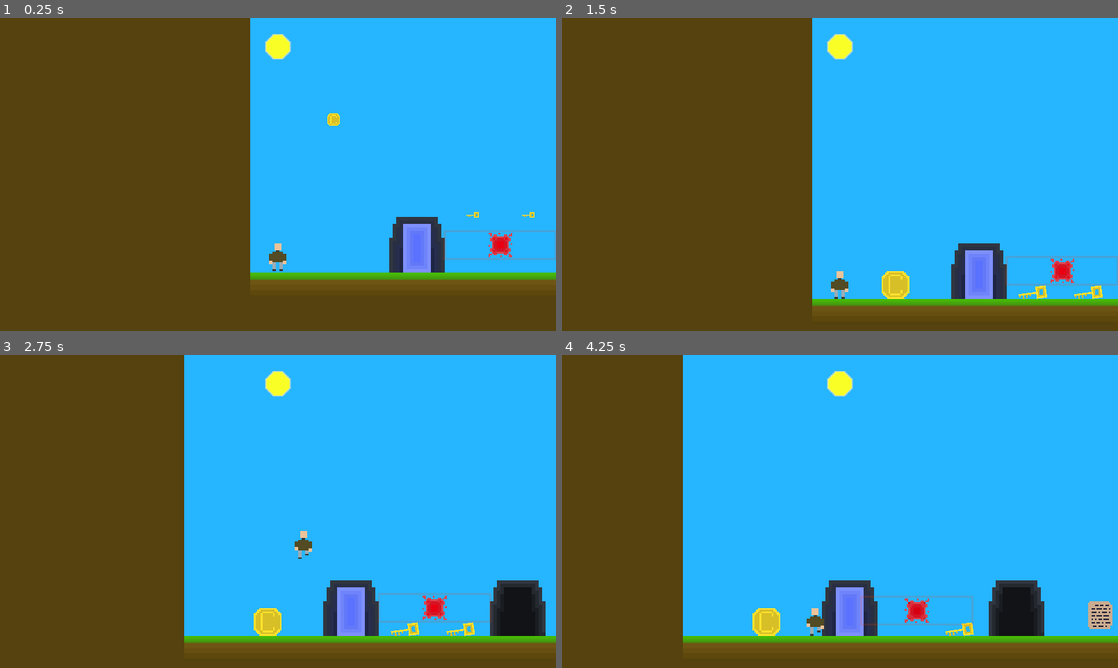
Above: before the commit, frames 1-4 (two rows, left to right).
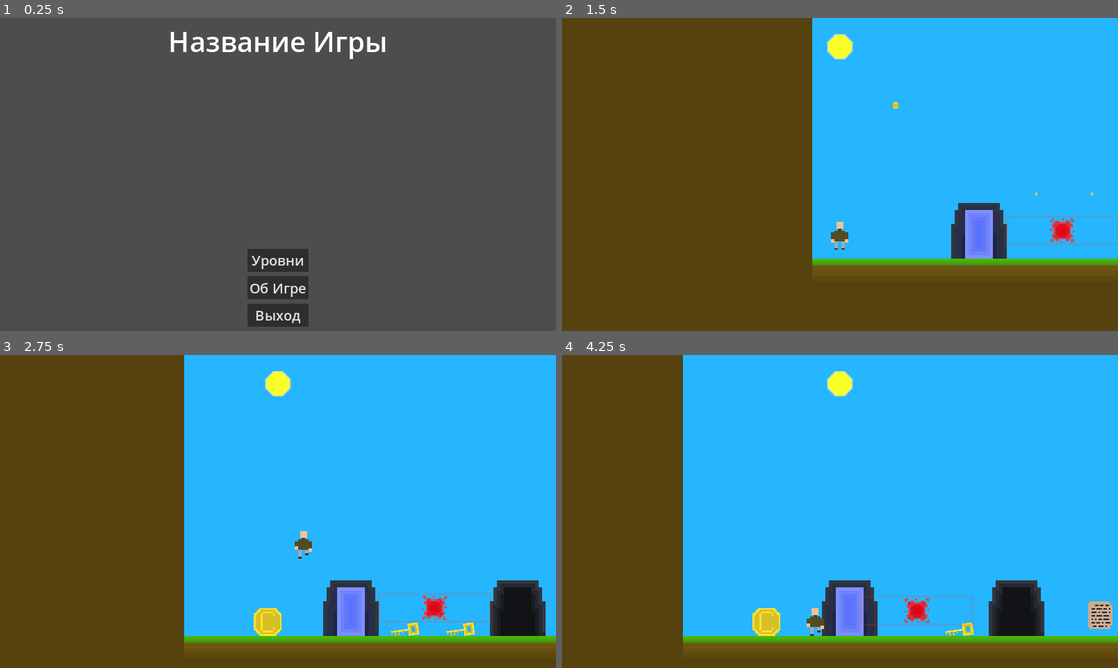
Above: after the commit, the same moments.

Repository: danredtmf/2dplatformertutorial
Game: Godot game, scene res://scenes/main_menu/main_menu.tscn
Same seed, same stepped clock (60 frames per second), same inputs: the game is played once before the commit and once after it. Before the commit the project starts from res://scenes/levels/1/level.tscn. The engine's default icon, where the game draws it, is replaced by a stand-in: a white triangle on a blue panel in a dark square.
Inputs (mouse positions are in pixels of both pictures, inside the frame that each line leads up to):
- Up to frame 1 (0.25 s): no input
- Up to frame 2 (1.5 s): click (840, 259) at 0.5 s, where only the run after the commit has a clickable "Уровни"; click (589, 86) at 1.25 s, where only the run after the commit has a clickable "1"
- Up to frame 3 (2.75 s): move the mouse to (400, 495) at 2.02 s; press the mouse at (400, 495) at 2.03 s; hold D (right) from 2.03 s (still down); tap W (jump) at 2.27 s
- Up to frame 4 (4.25 s): move the mouse to (728, 527) at 2.77 s; release the mouse at (728, 527) at 2.78 s; tap Q (drop) at 2.85 s; tap W (jump) at 3.02 s; move the mouse to (895, 442) at 3.52 s; release D (right) at 3.53 s; hold A (left) from 3.53 s (still down); tap E (interact) at 3.6 s

The runs differ from the first frame. In frame 1, 100% of the frame differs, in the area x 0-100%, y 0-100%; in frame 2, 11%; in frame 3, less than 0.1%; in frame 4, less than 0.1%.

Commit message:
tutorial 9

Diff:
--- a/project.godot
+++ b/project.godot
@@ -11,7 +11,7 @@
 [application]
 
 config/name="2DPlatformerTutorial"
-run/main_scene="res://scenes/levels/1/level.tscn"
+run/main_scene="res://scenes/main_menu/main_menu.tscn"
 config/features=PackedStringArray("4.3", "GL Compatibility")
 config/icon="res://icon.svg"
 
@@ -95,6 +95,11 @@
 "events": [Object(InputEventMouseButton,"resource_local_to_scene":false,"resource_name":"","device":-1,"window_id":0,"a …(258 unchanged characters)…
 ]
 }
+escape={
+"deadzone": 0.5,
+"events": [Object(InputEventKey,"resource_local_to_scene":false,"resource_name":"","device":-1,"window_id":0,"alt_pressed":false,"shift_pressed":false,"ctrl_pressed":false,"meta_pressed":false,"pressed":false,"keycode":4194305,"physical_keycode":0,"key_label":0,"unicode":0,"location":0,"echo":false,"script":null)
+]
+}
 
 [layer_names]
 
--- a/scenes/base_level/base_level.tscn
+++ b/scenes/base_level/base_level.tscn
@@ -1,7 +1,8 @@
-[gd_scene load_steps=3 format=3 uid="uid://bh8gur45rsk8g"]
+[gd_scene load_steps=4 format=3 uid="uid://bh8gur45rsk8g"]
 
 [ext_resource type="Script" path="res://scenes/base_level/base_level.gd" id="1_gws45"]
 [ext_resource type="PackedScene" uid="uid://c751su3h65ydq" path="res://objects/ui/game_over/game_over_ui.tscn" id="2_dftm0"]
+[ext_resource type="PackedScene" uid="uid://yrkf0ykayv6d" path="res://scenes/pause_game_ui/pause_game_ui.tscn" id="3_piesj"]
 
 [node name="BaseLevel" type="Node2D"]
 script = ExtResource("1_gws45")
@@ -19,3 +20,6 @@
 
 [node name="GameOverUI" parent="FGLayer" instance=ExtResource("2_dftm0")]
 visible = false
+
+[node name="PauseGameUI" parent="FGLayer" instance=ExtResource("3_piesj")]
+visible = false
--- /dev/null
+++ b/scenes/main_menu/about_state/about_state.gd
@@ -0,0 +1,13 @@
+class_name AboutState extends Control
+
+@export var main_menu: MainMenu
+
+@onready var engine_name: Label = %EngineName
+
+func _ready() -> void:
+	var engine := Engine.get_version_info()
+	engine_name.text = "Godot Engine %s.%s.%s-%s" % [engine.major, engine.minor, engine.patch, engine.status]
+
+# Нужно привязать сигнал "pressed" у кнопки "Back"
+func _on_back_pressed() -> void:
+	main_menu.set_state(main_menu.States.Main)
--- /dev/null
+++ b/scenes/main_menu/about_state/about_state.tscn
@@ -0,0 +1,78 @@
+[gd_scene load_steps=6 format=3 uid="uid://c1yj4me6ta8ob"]
+
+[ext_resource type="Script" path="res://scenes/main_menu/about_state/about_state.gd" id="1_u3q0c"]
+[ext_resource type="Texture2D" uid="uid://r131sxtq1jvw" path="res://icon.svg" id="2_jrdsa"]
+
+[sub_resource type="LabelSettings" id="LabelSettings_d55po"]
+font_size = 64
+
+[sub_resource type="LabelSettings" id="LabelSettings_3n0vq"]
+font_size = 32
+
+[sub_resource type="LabelSettings" id="LabelSettings_8ngbe"]
+font_size = 32
+
+[node name="AboutState" type="Control"]
+layout_mode = 3
+anchors_preset = 15
+anchor_right = 1.0
+anchor_bottom = 1.0
+grow_horizontal = 2
+grow_vertical = 2
+script = ExtResource("1_u3q0c")
+
+[node name="Margin" type="MarginContainer" parent="."]
+layout_mode = 1
+anchors_preset = 15
+anchor_right = 1.0
+anchor_bottom = 1.0
+grow_horizontal = 2
+grow_vertical = 2
+theme_override_constants/margin_left = 10
+theme_override_constants/margin_top = 10
+theme_override_constants/margin_right = 10
+theme_override_constants/margin_bottom = 10
+
+[node name="VBox" type="VBoxContainer" parent="Margin"]
+layout_mode = 2
+
+[node name="StateName" type="Label" parent="Margin/VBox"]
+layout_mode = 2
+text = "Об Игре"
+label_settings = SubResource("LabelSettings_d55po")
+horizontal_alignment = 1
+
+[node name="Content" type="VBoxContainer" parent="Margin/VBox"]
+layout_mode = 2
+size_flags_vertical = 3
+
+[node name="TextureRect" type="TextureRect" parent="Margin/VBox/Content"]
+layout_mode = 2
+texture = ExtResource("2_jrdsa")
+stretch_mode = 5
+
+[node name="EngineName" type="Label" parent="Margin/VBox/Content"]
+unique_name_in_owner = true
+layout_mode = 2
+text = "Godot Engine ..."
+label_settings = SubResource("LabelSettings_3n0vq")
+horizontal_alignment = 1
+
+[node name="Author" type="Label" parent="Margin/VBox/Content"]
+layout_mode = 2
+size_flags_vertical = 6
+text = "Работа студента X группы Y"
+label_settings = SubResource("LabelSettings_8ngbe")
+horizontal_alignment = 1
+vertical_alignment = 1
+
+[node name="Buttons" type="VBoxContainer" parent="Margin/VBox"]
+layout_mode = 2
+size_flags_horizontal = 4
+
+[node name="Back" type="Button" parent="Margin/VBox/Buttons"]
+layout_mode = 2
+theme_override_font_sizes/font_size = 32
+text = "Назад"
+
+[connection signal="pressed" from="Margin/VBox/Buttons/Back" to="." method="_on_back_pressed"]
--- /dev/null
+++ b/scenes/main_menu/levels_state/level_button/level_button.gd
@@ -0,0 +1,11 @@
+class_name LevelButton extends Button
+
+@export var level: PackedScene
+@export var level_idx: int
+
+func _ready() -> void:
+	text = "%s" % [level_idx]
+
+# Нужно привязать сигнал "pressed" у обладателя данного скрипта
+func _on_pressed() -> void:
+	get_tree().change_scene_to_packed(level)
--- /dev/null
+++ b/scenes/main_menu/levels_state/level_button/level_button.tscn
@@ -0,0 +1,14 @@
+[gd_scene load_steps=2 format=3 uid="uid://dapu1442uikyc"]
+
+[ext_resource type="Script" path="res://scenes/main_menu/levels_state/level_button/level_button.gd" id="1_asd4d"]
+
+[node name="LevelButton" type="Button"]
+modulate = Color(1, 0.588414, 0.425271, 1)
+custom_minimum_size = Vector2(100, 100)
+offset_right = 8.0
+offset_bottom = 8.0
+theme_override_font_sizes/font_size = 24
+text = "000000"
+script = ExtResource("1_asd4d")
+
+[connection signal="pressed" from="." to="." method="_on_pressed"]
--- /dev/null
+++ b/scenes/main_menu/levels_state/levels_state.gd
@@ -0,0 +1,46 @@
+class_name LevelsState extends Control
+
+const MIN_LEVEL_IDX := 1
+const LEVEL_BUTTON := preload("res://scenes/main_menu/levels_state/level_button/level_button.tscn")
+
+@export var main_menu: MainMenu
+
+var levels_path := "res://scenes/levels/"
+var found_levels := []
+var found_level_template := {
+	"idx": 0,
+	"path": "",
+}
+
+@onready var levels: HBoxContainer = %Levels
+
+func _ready() -> void:
+	find_levels()
+
+# Поиск уровней в игре
+# Важно соблюдать правила наименований папок с уровнями
+func find_levels() -> void:
+	var current_idx := MIN_LEVEL_IDX
+	var current_level_folder := levels_path + "%s/" % [current_idx]
+	while DirAccess.dir_exists_absolute(current_level_folder):
+		var current_level := current_level_folder + "level.tscn"
+		if ResourceLoader.exists(current_level):
+			var new_level := found_level_template.duplicate()
+			new_level.idx = current_idx
+			new_level.path = current_level
+			found_levels.append(new_level)
+
+			current_idx += 1
+			current_level_folder = levels_path + "%s/" % [current_idx]
+	load_levels()
+
+func load_levels() -> void:
+	for current_level: Dictionary in found_levels:
+		var level_button := LEVEL_BUTTON.instantiate()
+		level_button.level_idx = current_level.idx
+		level_button.level = load(current_level.path)
+		levels.add_child(level_button)
+
+# Нужно привязать сигнал "pressed" у кнопки "Back"
+func _on_back_pressed() -> void:
+	main_menu.set_state(main_menu.States.Main)
--- /dev/null
+++ b/scenes/main_menu/levels_state/levels_state.tscn
@@ -0,0 +1,55 @@
+[gd_scene load_steps=3 format=3 uid="uid://cxbydytg51h0h"]
+
+[ext_resource type="Script" path="res://scenes/main_menu/levels_state/levels_state.gd" id="1_i4se4"]
+
+[sub_resource type="LabelSettings" id="LabelSettings_p3o2p"]
+font_size = 64
+
+[node name="LevelsState" type="Control"]
+layout_mode = 3
+anchors_preset = 15
+anchor_right = 1.0
+anchor_bottom = 1.0
+grow_horizontal = 2
+grow_vertical = 2
+script = ExtResource("1_i4se4")
+
+[node name="Margin" type="MarginContainer" parent="."]
+layout_mode = 1
+anchors_preset = 15
+anchor_right = 1.0
+anchor_bottom = 1.0
+grow_horizontal = 2
+grow_vertical = 2
+theme_override_constants/margin_left = 10
+theme_override_constants/margin_top = 10
+theme_override_constants/margin_right = 10
+theme_override_constants/margin_bottom = 10
+
+[node name="VBox" type="VBoxContainer" parent="Margin"]
+layout_mode = 2
+
+[node name="NameState" type="Label" parent="Margin/VBox"]
+layout_mode = 2
+text = "Уровни"
+label_settings = SubResource("LabelSettings_p3o2p")
+horizontal_alignment = 1
+
+[node name="Levels" type="HBoxContainer" parent="Margin/VBox"]
+unique_name_in_owner = true
+layout_mode = 2
+
+[node name="Space" type="Control" parent="Margin/VBox"]
+layout_mode = 2
+size_flags_vertical = 3
+
+[node name="Buttons" type="VBoxContainer" parent="Margin/VBox"]
+layout_mode = 2
+size_flags_horizontal = 4
+
+[node name="Back" type="Button" parent="Margin/VBox/Buttons"]
+layout_mode = 2
+theme_override_font_sizes/font_size = 32
+text = "Назад"
+
+[connection signal="pressed" from="Margin/VBox/Buttons/Back" to="." method="_on_back_pressed"]
--- /dev/null
+++ b/scenes/main_menu/main_menu.gd
@@ -0,0 +1,72 @@
+class_name MainMenu extends Control
+
+enum States { Main, Levels, About, Quit }
+var current_state: States = States.Main
+
+@onready var main_state: VBoxContainer = %MainState
+# Их заменим позже
+@onready var levels_state: LevelsState = %LevelsState
+@onready var about_state: AboutState = %AboutState
+
+@onready var back_dark: ColorRect = %BackDark
+@onready var front_dark: ColorRect = %FrontDark
+@onready var quit_dialog: ConfirmationDialog = %QuitDialog
+
+func _ready() -> void:
+	Input.mouse_mode = Input.MOUSE_MODE_VISIBLE
+	set_state(States.Main)
+
+func check_state() -> void:
+	match current_state:
+		States.Main:
+			back_dark.hide()
+			main_state.show() # Показываем главный экран меню
+			levels_state.hide()
+			about_state.hide()
+			front_dark.hide()
+			quit_dialog.hide()
+		States.Levels:
+			back_dark.show() # Затемняем пространство за экранами
+			main_state.hide()
+			levels_state.show() # Показываем экран выбора уровня
+			about_state.hide()
+			front_dark.hide()
+			quit_dialog.hide()
+		States.About:
+			back_dark.show() # Затемняем пространство за экранами
+			main_state.hide()
+			levels_state.hide()
+			about_state.show() # Показываем экран об игре
+			front_dark.hide()
+			quit_dialog.hide()
+		States.Quit:
+			back_dark.hide()
+			main_state.show() # Показываем главный экран меню
+			levels_state.hide()
+			about_state.hide()
+			front_dark.show() # Затемняем пространство после экранов
+			quit_dialog.show() # Показывам диалог выхода из игры
+
+func set_state(value: States) -> void:
+	current_state = value
+	check_state()
+
+# Нужно привязать сигнал "pressed" у кнопки "SelectLevel"
+func _on_select_level_pressed() -> void:
+	set_state(States.Levels)
+
+# Нужно привязать сигнал "pressed" у кнопки "About"
+func _on_about_pressed() -> void:
+	set_state(States.About)
+
+# Нужно привязать сигнал "pressed" у кнопки "Quit"
+func _on_quit_pressed() -> void:
+	set_state(States.Quit)
+
+# Нужно привязать сигнал "confirmed" у объекта "QuitDialog"
+func _on_quit_dialog_confirmed() -> void:
+	get_tree().quit()
+
+# Нужно привязать сигнал "canceled" у объекта "QuitDialog"
+func _on_quit_dialog_canceled() -> void:
+	set_state(States.Main)
--- /dev/null
+++ b/scenes/main_menu/main_menu.tscn
@@ -0,0 +1,116 @@
+[gd_scene load_steps=5 format=3 uid="uid://dt1kyid57misk"]
+
+[ext_resource type="Script" path="res://scenes/main_menu/main_menu.gd" id="1_oun0r"]
+[ext_resource type="PackedScene" uid="uid://cxbydytg51h0h" path="res://scenes/main_menu/levels_state/levels_state.tscn" id="2_rov2t"]
+[ext_resource type="PackedScene" uid="uid://c1yj4me6ta8ob" path="res://scenes/main_menu/about_state/about_state.tscn" id="4_2txwq"]
+
+[sub_resource type="LabelSettings" id="LabelSettings_r326m"]
+font_size = 64
+
+[node name="MainMenu" type="Control"]
+layout_mode = 3
+anchors_preset = 15
+anchor_right = 1.0
+anchor_bottom = 1.0
+grow_horizontal = 2
+grow_vertical = 2
+script = ExtResource("1_oun0r")
+
+[node name="BackDark" type="ColorRect" parent="."]
+unique_name_in_owner = true
+visible = false
+layout_mode = 1
+anchors_preset = 15
+anchor_right = 1.0
+anchor_bottom = 1.0
+grow_horizontal = 2
+grow_vertical = 2
+color = Color(0, 0, 0, 0.501961)
+
+[node name="Margin" type="MarginContainer" parent="."]
+layout_mode = 1
+anchors_preset = 15
+anchor_right = 1.0
+anchor_bottom = 1.0
+grow_horizontal = 2
+grow_vertical = 2
+theme_override_constants/margin_left = 10
+theme_override_constants/margin_top = 10
+theme_override_constants/margin_right = 10
+theme_override_constants/margin_bottom = 10
+
+[node name="MainState" type="VBoxContainer" parent="Margin"]
+unique_name_in_owner = true
+layout_mode = 2
+
+[node name="GameName" type="Label" parent="Margin/MainState"]
+unique_name_in_owner = true
+layout_mode = 2
+text = "Название Игры"
+label_settings = SubResource("LabelSettings_r326m")
+horizontal_alignment = 1
+
+[node name="Space" type="Control" parent="Margin/MainState"]
+layout_mode = 2
+size_flags_vertical = 3
+
+[node name="Buttons" type="VBoxContainer" parent="Margin/MainState"]
+layout_mode = 2
+size_flags_horizontal = 4
+theme_override_constants/separation = 10
+
+[node name="SelectLevel" type="Button" parent="Margin/MainState/Buttons"]
+unique_name_in_owner = true
+layout_mode = 2
+theme_override_font_sizes/font_size = 32
+text = "Уровни"
+
+[node name="About" type="Button" parent="Margin/MainState/Buttons"]
+unique_name_in_owner = true
+layout_mode = 2
+theme_override_font_sizes/font_size = 32
+text = "Об Игре"
+
+[node name="Quit" type="Button" parent="Margin/MainState/Buttons"]
+unique_name_in_owner = true
+layout_mode = 2
+theme_override_font_sizes/font_size = 32
+text = "Выход"
+
+[node name="LevelsState" parent="Margin" node_paths=PackedStringArray("main_menu") instance=ExtResource("2_rov2t")]
+unique_name_in_owner = true
+visible = false
+layout_mode = 2
+main_menu = NodePath("../..")
+
+[node name="AboutState" parent="Margin" node_paths=PackedStringArray("main_menu") instance=ExtResource("4_2txwq")]
+unique_name_in_owner = true
+visible = false
+layout_mode = 2
+main_menu = NodePath("../..")
+
+[node name="FrontDark" type="ColorRect" parent="."]
+unique_name_in_owner = true
+visible = false
+layout_mode = 1
+anchors_preset = 15
+anchor_right = 1.0
+anchor_bottom = 1.0
+grow_horizontal = 2
+grow_vertical = 2
+color = Color(0, 0, 0, 0.501961)
+
+[node name="QuitDialog" type="ConfirmationDialog" parent="."]
+unique_name_in_owner = true
+title = "Вопрос"
+initial_position = 2
+unresizable = true
+ok_button_text = "Да"
+dialog_text = "Выйти из игры?"
+cancel_button_text = "Нет"
+
+[connection signal="pressed" from="Margin/MainState/Buttons/SelectLevel" to="." method="_on_select_level_pressed"]
+[connection signal="pressed" from="Margin/MainState/Buttons/About" to="." method="_on_about_pressed"]
+[connection signal="pressed" from="Margin/MainState/Buttons/Quit" to="." method="_on_quit_pressed"]
+[connection signal="canceled" from="QuitDialog" to="." method="_on_quit_dialog_canceled"]
+[connection signal="confirmed" from="QuitDialog" to="." method="_on_quit_dialog_confirmed"]
--- /dev/null
+++ b/scenes/pause_game_ui/pause_game_ui.gd
@@ -0,0 +1,61 @@
+class_name PauseGameUI extends Control
+
+const MAIN_MENU_SCENE_PATH := "res://scenes/main_menu/main_menu.tscn"
+
+enum States { Game, Pause, Restart, InMainMenu }
+var current_state := States.Game
+
+@onready var pause_ui: MarginContainer = %PauseUI
+
+func _ready() -> void:
+	hide()
+	pause_ui.show()
+
+func check_state() -> void:
+	match current_state:
+		# Игрок играет
+		States.Game:
+			Input.mouse_mode = Input.MOUSE_MODE_CAPTURED
+			get_tree().paused = false
+			hide()
+			pause_ui.show()
+		# Игрок приостанавливает игру
+		States.Pause:
+			Input.mouse_mode = Input.MOUSE_MODE_VISIBLE
+			get_tree().paused = true
+			show()
+			pause_ui.show()
+		# Игрок перезапускает уровень
+		States.Restart:
+			Input.mouse_mode = Input.MOUSE_MODE_CAPTURED
+			get_tree().paused = false
+			get_tree().reload_current_scene()
+		# Игрок выходит из игры в главное меню
+		States.InMainMenu:
+			Input.mouse_mode = Input.MOUSE_MODE_VISIBLE
+			get_tree().paused = false
+			get_tree().change_scene_to_file(MAIN_MENU_SCENE_PATH)
+
+func set_state(value: States) -> void:
+	current_state = value
+	check_state()
+
+func _input(_event: InputEvent) -> void:
+	if Input.is_action_just_pressed("escape"):
+		match current_state:
+			States.Game:
+				set_state(States.Pause)
+			States.Pause:
+				set_state(States.Game)
+
+# Нужно привязать сигнал "pressed" у кнопки "Continue"
+func _on_continue_pressed() -> void:
+	set_state(States.Game)
+
+# Нужно привязать сигнал "pressed" у кнопки "Restart"
+func _on_restart_pressed() -> void:
+	set_state(States.Restart)
+
+# Нужно привязать сигнал "pressed" у кнопки "InMainMenu"
+func _on_in_main_menu_pressed() -> void:
+	set_state(States.InMainMenu)
--- /dev/null
+++ b/scenes/pause_game_ui/pause_game_ui.tscn
@@ -0,0 +1,75 @@
+[gd_scene load_steps=3 format=3 uid="uid://yrkf0ykayv6d"]
+
+[ext_resource type="Script" path="res://scenes/pause_game_ui/pause_game_ui.gd" id="1_y0vn5"]
+
+[sub_resource type="LabelSettings" id="LabelSettings_b7yh3"]
+font_size = 64
+
+[node name="PauseGameUI" type="Control"]
+process_mode = 3
+layout_mode = 3
+anchors_preset = 15
+anchor_right = 1.0
+anchor_bottom = 1.0
+grow_horizontal = 2
+grow_vertical = 2
+script = ExtResource("1_y0vn5")
+
+[node name="BG" type="ColorRect" parent="."]
+layout_mode = 1
+anchors_preset = 15
+anchor_right = 1.0
+anchor_bottom = 1.0
+grow_horizontal = 2
+grow_vertical = 2
+color = Color(0, 0, 0, 0.501961)
+
+[node name="PauseUI" type="MarginContainer" parent="."]
+unique_name_in_owner = true
+layout_mode = 1
+anchors_preset = 15
+anchor_right = 1.0
+anchor_bottom = 1.0
+grow_horizontal = 2
+grow_vertical = 2
+theme_override_constants/margin_left = 10
+theme_override_constants/margin_top = 10
+theme_override_constants/margin_right = 10
+theme_override_constants/margin_bottom = 10
+
+[node name="VBox" type="VBoxContainer" parent="PauseUI"]
+layout_mode = 2
+
+[node name="UIName" type="Label" parent="PauseUI/VBox"]
+layout_mode = 2
+text = "Пауза"
+label_settings = SubResource("LabelSettings_b7yh3")
+horizontal_alignment = 1
+
+[node name="Space" type="Control" parent="PauseUI/VBox"]
+layout_mode = 2
+size_flags_vertical = 3
+
+[node name="Buttons" type="VBoxContainer" parent="PauseUI/VBox"]
+layout_mode = 2
+size_flags_horizontal = 4
+theme_override_constants/separation = 10
+
+[node name="Continue" type="Button" parent="PauseUI/VBox/Buttons"]
+layout_mode = 2
+theme_override_font_sizes/font_size = 32
+text = "Продолжить"
+
+[node name="Restart" type="Button" parent="PauseUI/VBox/Buttons"]
+layout_mode = 2
+theme_override_font_sizes/font_size = 32
+text = "Перезагрузить"
+
+[node name="InMainMenu" type="Button" parent="PauseUI/VBox/Buttons"]
+layout_mode = 2
+theme_override_font_sizes/font_size = 32
+text = "В Главное Меню"
+
+[connection signal="pressed" from="PauseUI/VBox/Buttons/Continue" to="." method="_on_continue_pressed"]
+[connection signal="pressed" from="PauseUI/VBox/Buttons/Restart" to="." method="_on_restart_pressed"]
+[connection signal="pressed" from="PauseUI/VBox/Buttons/InMainMenu" to="." method="_on_in_main_menu_pressed"]
--- /dev/null
+++ b/scenes/settings/settings.gd
@@ -0,0 +1,35 @@
+class_name Settings extends Control
+
+@export var main_menu: MainMenu
+@export var pause_menu: PauseGameUI
+
+@onready var mouse_s_name: Label = %MouseSName
+@onready var mouse_s: HSlider = %MouseS
+@onready var mouse_s_value: Label = %MouseSValue
+
+func _ready() -> void:
+	update_mouse_s_value(Global.sensitivity)
+	mouse_s.value = Global.sensitivity
+
+func update_mouse_s_value(value: float) -> void:
+	mouse_s_value.text = "%s" % [value]
+
+# Нужно привязать сигнал "value_changed" у слайдера "MouseS"
+func _on_mouse_s_value_changed(value: float) -> void:
+	update_mouse_s_value(value)
+	Global.sensitivity = value
+
+# Нужно привязать сигнал "pressed" у кнопки "Back"
+func _on_back_pressed() -> void:
+	if main_menu:
+		main_menu.set_state(main_menu.States.Main)
+	elif pause_menu:
+		pause_menu.set_state(pause_menu.States.Pause)
+	SaveLoad.save_data()
+
+# Нужно привязать сигнал "pressed" у кнопки "ResetSettings"
+func _on_reset_settings_pressed() -> void:
+	Global.sensitivity = 1.0
+	mouse_s.value = Global.sensitivity
+	update_mouse_s_value(mouse_s.value)
+	SaveLoad.save_data()
--- /dev/null
+++ b/scenes/settings/settings.tscn
@@ -0,0 +1,105 @@
+[gd_scene load_steps=5 format=3 uid="uid://c1e08151bivtp"]
+
+[ext_resource type="Script" path="res://scenes/settings/settings.gd" id="1_rmfeb"]
+
+[sub_resource type="LabelSettings" id="LabelSettings_rdq3f"]
+font_size = 64
+
+[sub_resource type="LabelSettings" id="LabelSettings_knfky"]
+font_size = 24
+
+[sub_resource type="LabelSettings" id="LabelSettings_f4chg"]
+font_size = 24
+
+[node name="SettingsState" type="Control"]
+layout_mode = 3
+anchors_preset = 15
+anchor_right = 1.0
+anchor_bottom = 1.0
+grow_horizontal = 2
+grow_vertical = 2
+script = ExtResource("1_rmfeb")
+
+[node name="Margin" type="MarginContainer" parent="."]
+layout_mode = 1
+anchors_preset = 15
+anchor_right = 1.0
+anchor_bottom = 1.0
+grow_horizontal = 2
+grow_vertical = 2
+theme_override_constants/margin_left = 10
+theme_override_constants/margin_top = 10
+theme_override_constants/margin_right = 10
+theme_override_constants/margin_bottom = 10
+
+[node name="VBox" type="VBoxContainer" parent="Margin"]
+layout_mode = 2
+
+[node name="StateName" type="Label" parent="Margin/VBox"]
+layout_mode = 2
+text = "Настройки"
+label_settings = SubResource("LabelSettings_rdq3f")
+horizontal_alignment = 1
+
+[node name="Win" type="PanelContainer" parent="Margin/VBox"]
+layout_mode = 2
+size_flags_vertical = 3
+
+[node name="Margin" type="MarginContainer" parent="Margin/VBox/Win"]
+layout_mode = 2
+theme_override_constants/margin_left = 10
+theme_override_constants/margin_top = 10
+theme_override_constants/margin_right = 10
+theme_override_constants/margin_bottom = 10
+
+[node name="VBox" type="VBoxContainer" parent="Margin/VBox/Win/Margin"]
+layout_mode = 2
+theme_override_constants/separation = 10
+
+[node name="MouseSBox" type="HBoxContainer" parent="Margin/VBox/Win/Margin/VBox"]
+layout_mode = 2
+theme_override_constants/separation = 10
+alignment = 1
+
+[node name="MouseSName" type="Label" parent="Margin/VBox/Win/Margin/VBox/MouseSBox"]
+unique_name_in_owner = true
+layout_mode = 2
+text = "Чувствительность мыши:"
+label_settings = SubResource("LabelSettings_knfky")
+
+[node name="MouseS" type="HSlider" parent="Margin/VBox/Win/Margin/VBox/MouseSBox"]
+unique_name_in_owner = true
+custom_minimum_size = Vector2(300, 0)
+layout_mode = 2
+size_flags_vertical = 1
+min_value = 0.01
+max_value = 3.0
+step = 0.01
+value = 1.0
+
+[node name="MouseSValue" type="Label" parent="Margin/VBox/Win/Margin/VBox/MouseSBox"]
+unique_name_in_owner = true
+custom_minimum_size = Vector2(100, 0)
+layout_mode = 2
+text = "	"
+label_settings = SubResource("LabelSettings_f4chg")
+horizontal_alignment = 1
+
+[node name="ResetSettings" type="Button" parent="Margin/VBox/Win/Margin/VBox"]
+layout_mode = 2
+size_flags_horizontal = 4
+theme_override_font_sizes/font_size = 32
+text = "Сброс настроек"
+
+[node name="Buttons" type="VBoxContainer" parent="Margin/VBox"]
+layout_mode = 2
+size_flags_horizontal = 4
+
+[node name="Back" type="Button" parent="Margin/VBox/Buttons"]
+layout_mode = 2
+theme_override_font_sizes/font_size = 32
+text = "Назад"
+
+[connection signal="value_changed" from="Margin/VBox/Win/Margin/VBox/MouseSBox/MouseS" to="." method="_on_mouse_s_value_changed"]
+[connection signal="pressed" from="Margin/VBox/Win/Margin/VBox/ResetSettings" to="." method="_on_reset_settings_pressed"]
+[connection signal="pressed" from="Margin/VBox/Buttons/Back" to="." method="_on_back_pressed"]
Not shown, changed: docs/7/images/1-1.png.import
